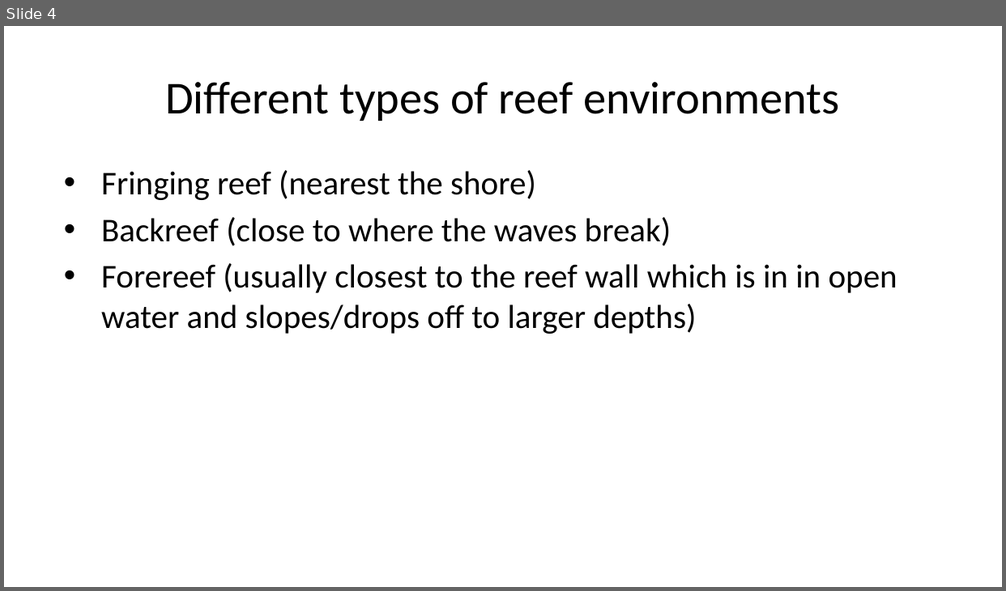
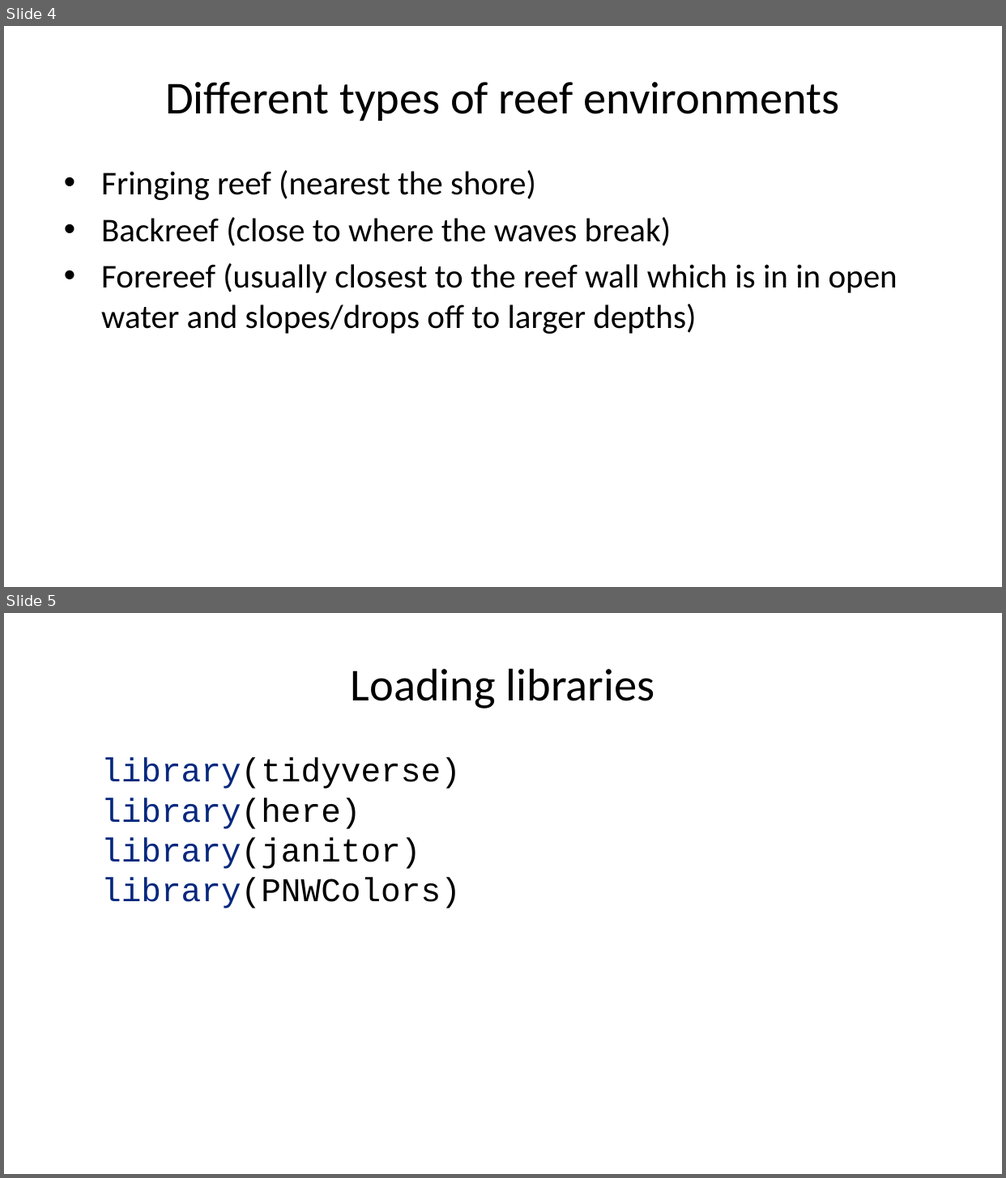
Before and after one commit to Biol551-CSUN/IndependentProject_Merges, a slide deck: Script/IndependentProject_MCRData.pptx. Shown one above the other, each under a label of ours: slide 4 before the commit, slides 4 and 5 after it. The pictures are 1006x591 and 1006x1178 pixels, drawn with LibreOffice and Linux fonts; fonts in the diff are those of the drawing. Boxes give left, top, right and bottom in pixels: in the first picture for what was removed or moved away, otherwise in the second. Text is boxed around its words. In the diff, an @@ line names an element or a change of style, - is before the commit and + after.

```diff
--- a/Script/IndependentProject_MCRData.pptx
+++ b/Script/IndependentProject_MCRData.pptx
@@ slide 5 added at (x1=4, y1=613, x2=1002, y2=1174), background #FFFFFF @@
@@ title added at (x1=351, y1=668, x2=655, y2=709), 33 pt, text #000000 @@
+Loading libraries
@@ text added at (x1=101, y1=758, x2=461, y2=909), 24 pt, text #000000 @@
+library(tidyverse)
+library(here)
+library(janitor)
+library(PNWColors)
```
Also in this commit, not shown: 1 slide changed, 7 other slides added, 2 slides removed, 4 other files.
